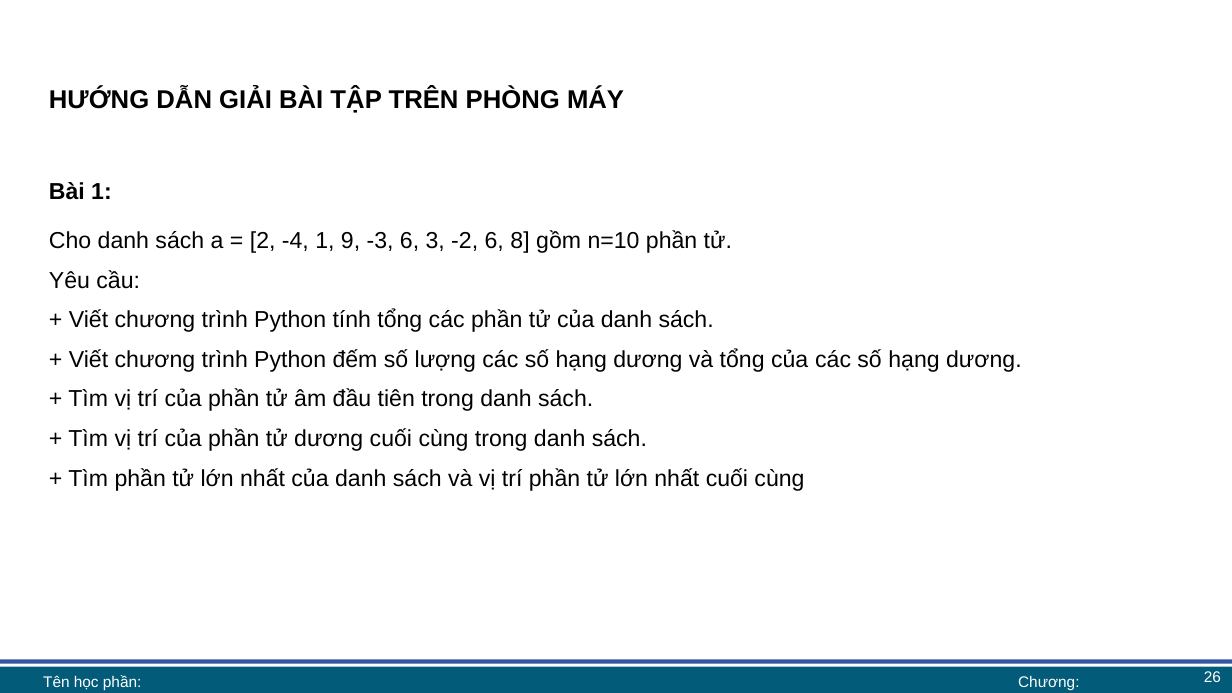
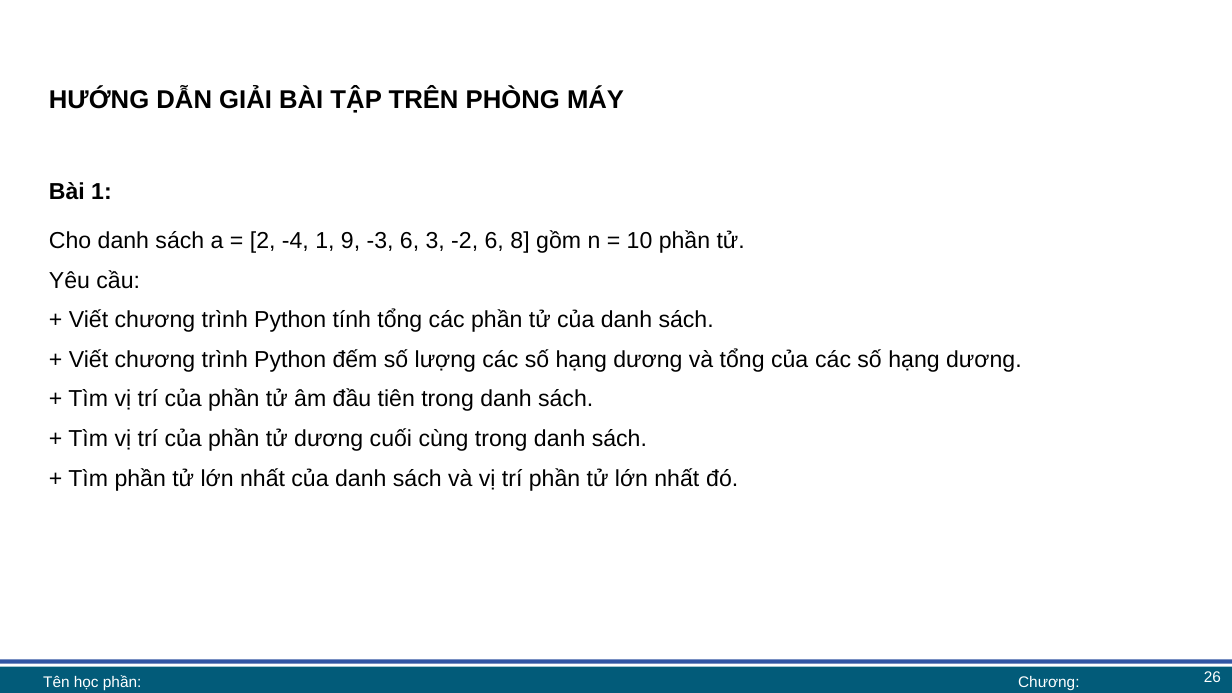
Before and after one commit to lhaaaaa/17A2-Ca-chieu, a slide deck: slide 26 of Lab 6 + 7/Lab 6 bài giảng.pptx. Drawn at 1232x693 pixels with LibreOffice and Linux fonts; fonts in the diff are those of the drawing; background and template pictures are left out. Boxes give left, top, right and bottom in pixels: in the first picture for what was removed or moved away, otherwise in the second. Text is boxed around its words. In the diff, an @@ line names an element or a change of style, - is before the commit and + after.

```diff
--- a/Lab 6 + 7/Lab 6 bài giảng.pptx
+++ b/Lab 6 + 7/Lab 6 bài giảng.pptx
@@ text at (49,230,745,253): spaces changed @@
-Cho danh sách a = [2, -4, 1, 9, -3, 6, 3, -2, 6, 8] gồm n=10 phần tử.
+Cho danh sách a = [2, -4, 1, 9, -3, 6, 3, -2, 6, 8] gồm n = 10 phần tử.
@@ text at (68,468,738,491): text changed @@
-+ Tìm phần tử lớn nhất của danh sách và vị trí phần tử lớn nhất cuối cùng
++ Tìm phần tử lớn nhất của danh sách và vị trí phần tử lớn nhất đó.
```
Also in this commit, not shown: 12 other slides changed, 3 other files.
